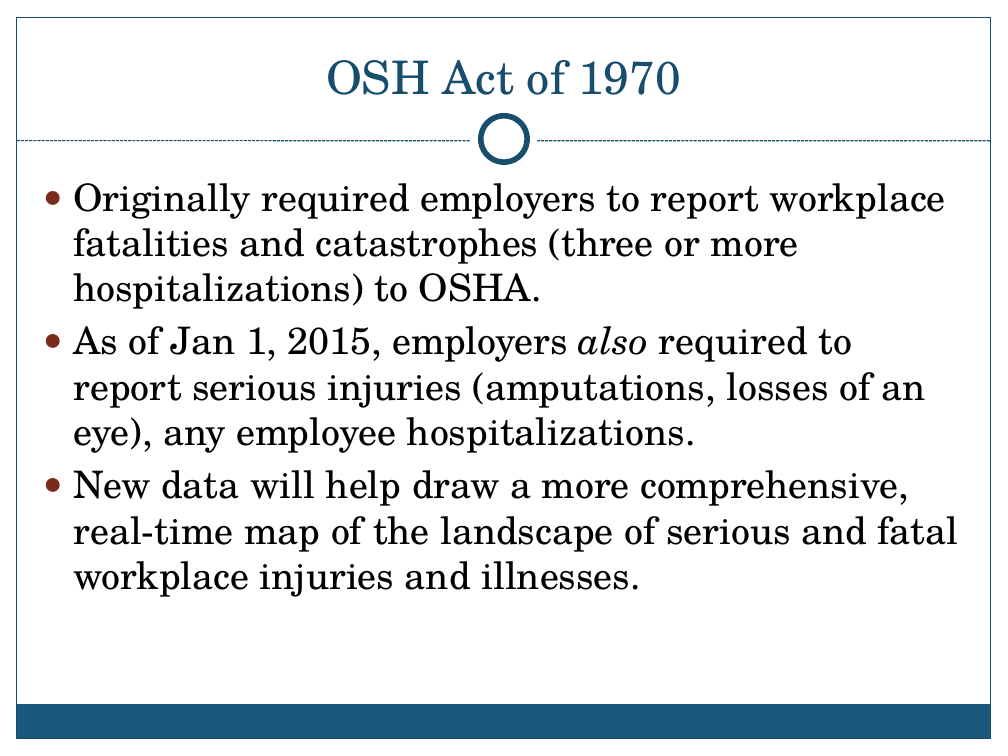
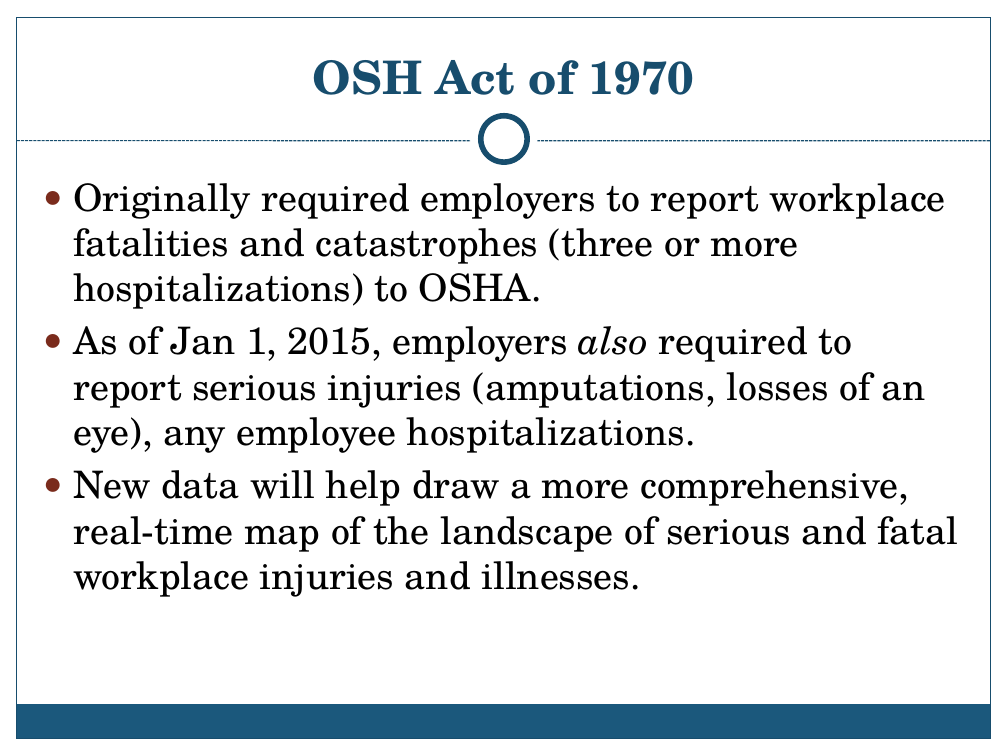
Before and after one commit to OSHADataDoor/OshaScrapy, a slide deck: slide 2 of presentation/DIDCtalk.pptx. Drawn at 1008x756 pixels with LibreOffice and Linux fonts; fonts in the diff are those of the drawing; background and template pictures are left out. Boxes give left, top, right and bottom in pixels: in the first picture for what was removed or moved away, otherwise in the second. Text is boxed around its words. In the diff, an @@ line names an element or a change of style, - is before the commit and + after.

```diff
--- a/presentation/DIDCtalk.pptx
+++ b/presentation/DIDCtalk.pptx
@@ title "OSH Act of 1970" at (313,60,694,95): bold on @@
```
Also in this commit, not shown: 8 other slides changed, 3 slides added, 2 slides removed, 1 other file.
